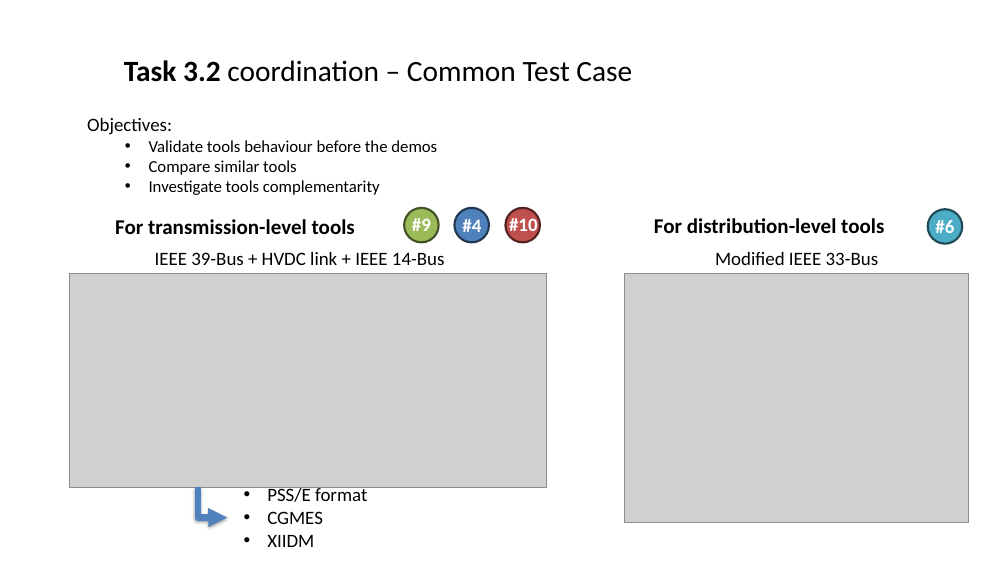
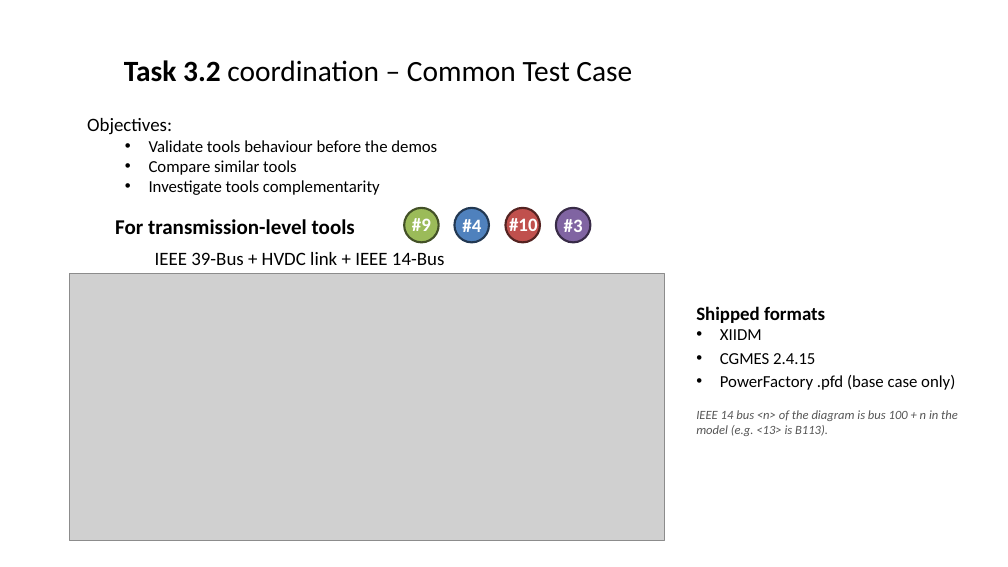
Before and after one commit to SuperGrid-Institute/hynet-t32-reference-test-case, a slide deck: slide 2 of docs/scenarios_presentation.pptx. Drawn at 1008x567 pixels with LibreOffice and Linux fonts; fonts in the diff are those of the drawing; grey boxes stand for pictures. Boxes give left, top, right and bottom in pixels: in the first picture for what was removed or moved away, otherwise in the second. Text is boxed around its words. In the diff, an @@ line names an element or a change of style, - is before the commit and + after.

Commit message:
docs(docs): align the scenario presentation with the shipped scenarios

```diff
--- a/docs/scenarios_presentation.pptx
+++ b/docs/scenarios_presentation.pptx
@@ ellipse added at [556, 208, 591, 243], fill #8064A2, outline #382C47 2 pt @@
@@ ellipse removed at [928, 209, 963, 244] @@
@@ text added at [564, 219, 583, 232], 18 pt, text #FFFFFF, bold @@
+#3
@@ text removed at [654, 218, 884, 233] @@
-For distribution-level tools
@@ text removed at [935, 220, 954, 233] @@
-#6
@@ text removed at [715, 252, 878, 265] @@
-Modified IEEE 33-Bus
@@ picture: place and size @@
-picture at [70, 274, 547, 488]
+picture at [70, 274, 665, 541]
@@ picture removed at [625, 274, 969, 523] @@
@@ text added at [696, 306, 958, 436], 12 pt, text #555555, italic @@
+Shipped formats
+• XIIDM
+• CGMES 2.4.15
+• PowerFactory .pfd (base case only)
+IEEE 14 bus <n> of the diagram is bus 100 + n in the model (e.g. <13> is B113).
@@ elbow arrow removed from (197, 488) to (227, 518) @@
@@ text removed at [267, 486, 367, 547] @@
-• PSS/E format
-• CGMES
-• XIIDM
```
Also in this commit, not shown: 4 other slides changed, 1 other file.
